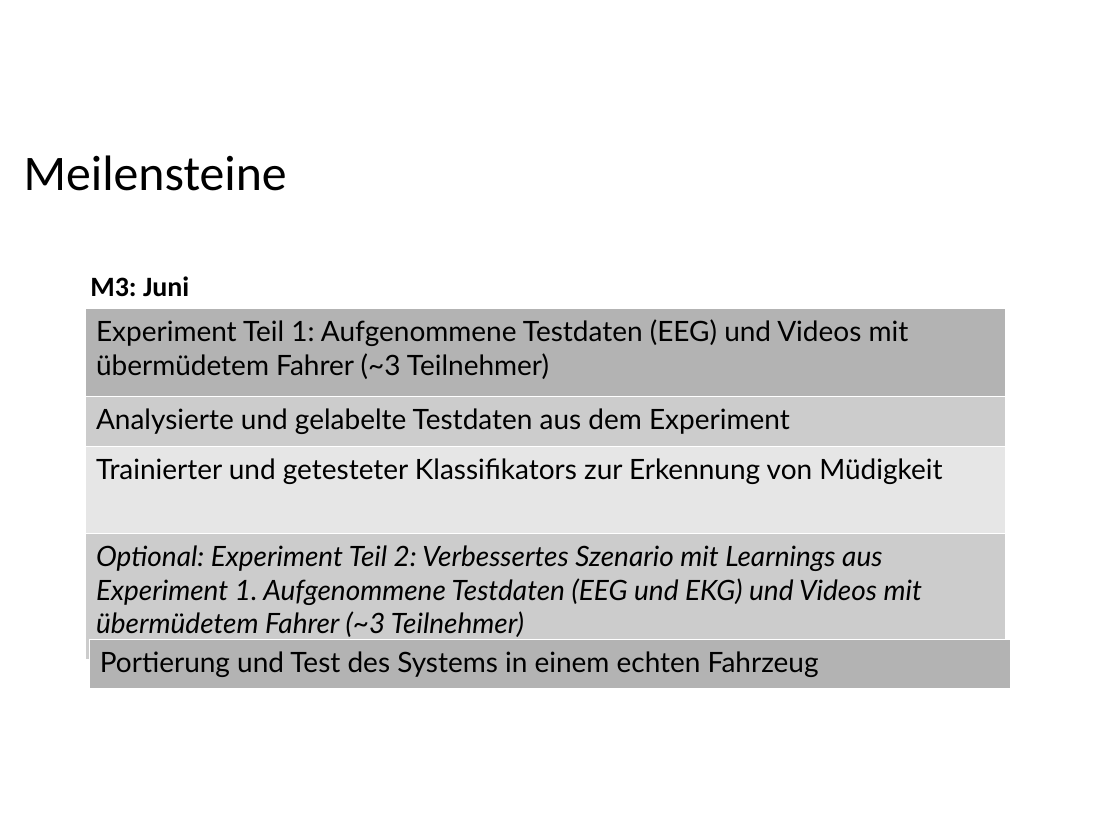
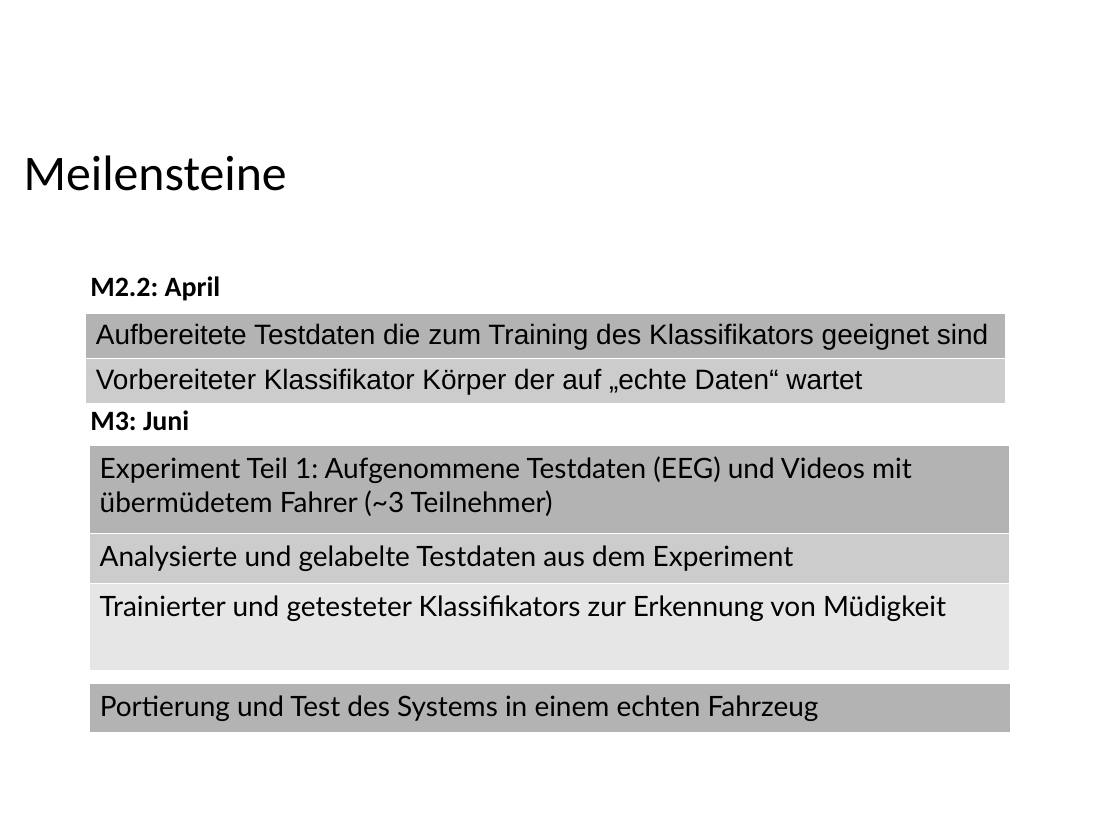
Before and after one commit to ppasler/current-adas, a slide deck: slide 3 of project/Zwischenstand.odp (slide 4 before the commit). Drawn at 1120x840 pixels with LibreOffice and Linux fonts; fonts in the diff are those of the drawing; background and template pictures are left out. Boxes give left, top, right and bottom in pixels: in the first picture for what was removed or moved away, otherwise in the second. Text is boxed around its words. In the diff, an @@ line names an element or a change of style, - is before the commit and + after.

```diff
--- a/project/Zwischenstand.odp
+++ b/project/Zwischenstand.odp
@@ text at (x1=90, y1=276, x2=221, y2=301): paragraph added @@
+M2.2: April
@@ table added at (x1=85, y1=314, x2=1006, y2=403), 2 rows, 1 columns @@
+Aufbereitete Testdaten die zum Training des Klassifikators geeignet sind
+Vorbereiteter Klassifikator Körper der auf „echte Daten“ wartet
@@ table at (x1=88, y1=446, x2=1009, y2=640) @@
-row 4: Optional: Experiment Teil 2: Verbessertes Szenario mit Learnings aus Experiment 1. Aufgenommene Testdaten (EEG und EKG) und Videos mit übermüdetem Fahrer (~3 Teilnehmer)
@@ table resized from (x1=85, y1=308, x2=1006, y2=641) to (x1=88, y1=446, x2=1009, y2=640) @@
@@ table moved from (x1=88, y1=638, x2=1010, y2=685) to (x1=88, y1=683, x2=1010, y2=730) @@
```
Also in this commit, not shown: 2 other slides changed, 1 slide removed.
